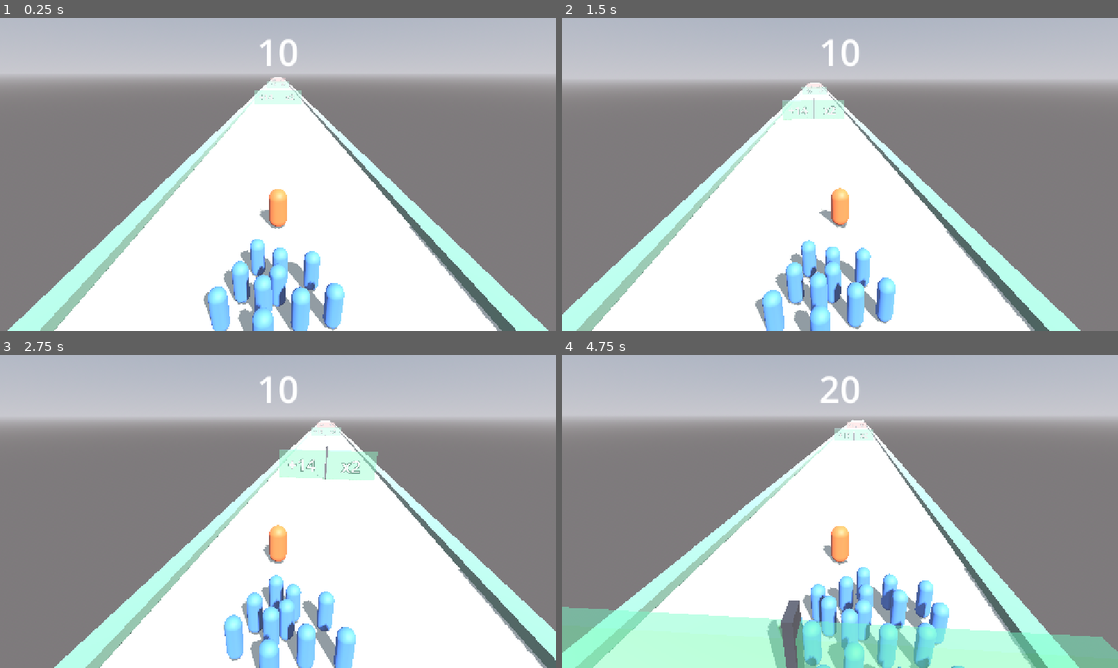
Above: before the commit, frames 1-4 (two rows, left to right).
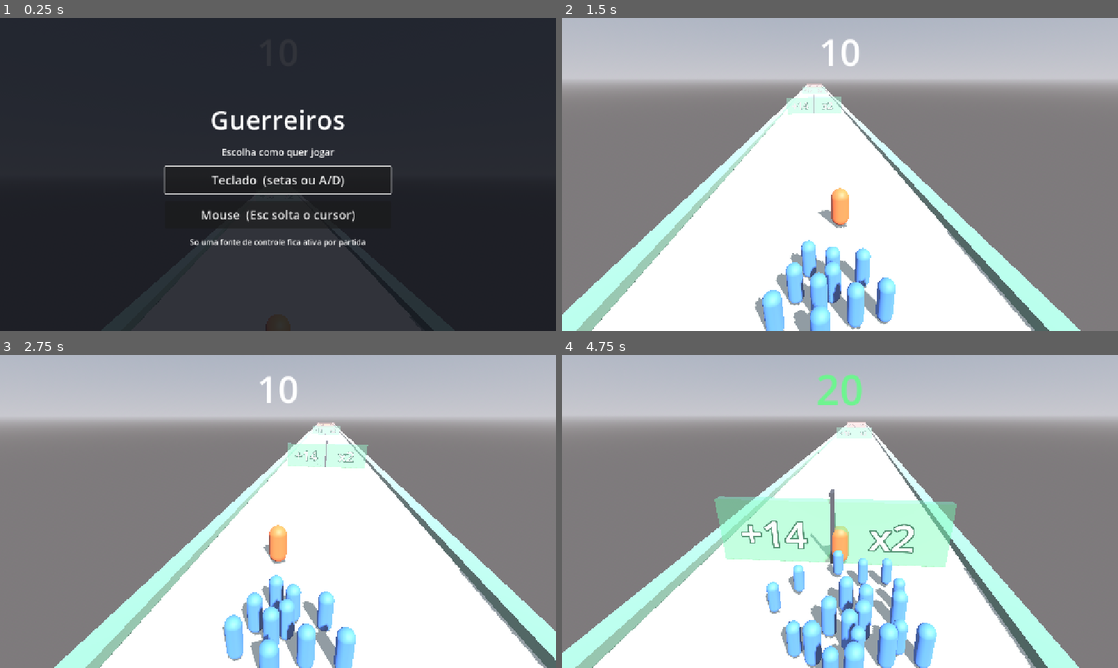
Above: after the commit, the same moments.

Repository: 3runorocha/COMP381-Projeto
Game: Godot game, scene res://scenes/Main.tscn
The game is run twice, just before and just after one commit, with the same random seed, the same clock (stepped at 60 frames per second) and the same inputs.
Inputs (mouse positions are in pixels of both pictures, inside the frame that each line leads up to):
- Up to frame 1 (0.25 s): no input
- Up to frame 2 (1.5 s): click (840, 180) at 0.5 s, where only the run after the commit has a clickable "Teclado (setas ou A/D)"; tap Enter (ui_accept) at 1.25 s; move the mouse to (962, 158) at 1.27 s; hold Right (mover_direita) from 1.28 s (still down); hold Enter (ui_accept) from 1.28 s (still down); click (962, 158) at 1.42 s
- Up to frame 3 (2.75 s): move the mouse to (166, 527) at 2.02 s; release Right (mover_direita) at 2.03 s; release Enter (ui_accept) at 2.03 s; hold Left (mover_esquerda) from 2.03 s (still down); tap Enter (ui_accept) at 2.1, 2.27, 2.57 s; click (166, 527) at 2.17 s
- Up to frame 4 (4.75 s): move the mouse to (895, 442) at 2.77 s; release Left (mover_esquerda) at 2.78 s; hold Enter (ui_accept) 2.78-3.53 s; hold Right (mover_direita) 2.78-4.28 s; click (895, 442) at 2.92 s; move the mouse to (812, 574) at 3.52 s; tap Enter (ui_accept) at 3.6, 3.77, 4.07 s; click (812, 574) at 3.67 s; move the mouse to (1006, 558) at 4.27 s; hold Left (mover_esquerda) from 4.28 s (still down); hold Enter (ui_accept) from 4.28 s (still down); click (1006, 558) at 4.42 s

The runs differ from the first frame. In frame 1, 100% of the frame differs, in the area x 0-100%, y 0-100%; in frame 2, 1.0%; in frame 3, 1.8%; in frame 4, 25%.

Commit message:
D5: menu, linha de chegada, vitoria, derrota e reinicio
Fecha o ciclo da partida. Antes a pista simplesmente acabava aos 410 e o
jogador saia voando sobre o vazio; agora ela termina 30 unidades depois da
linha de chegada.

UI roda com process_mode ALWAYS e pausa a arvore por tras dos paineis. Ao
abrir qualquer painel o cursor volta a ficar visivel, senao no modo mouse
ele estaria capturado e nao daria para clicar em botao nenhum.

O menu e onde o jogador escolhe teclado ou mouse, que era a pendencia
deixada quando o controle virou exclusivo.

A vitoria usa a mesma trava do fim por zero: acabada a partida, de um jeito
ou de outro, portao nenhum mexe mais na contagem.

Verificado headless: menu pausa e o jogador nao anda, a escolha libera e
aplica o modo, zero leva a derrota, e cruzar a chegada mostra a contagem
final correta.

Co-Authored-By: Claude Opus 5 <noreply@anthropic.com>

Diff:
--- /dev/null
+++ b/scenes/FinishLine.tscn
@@ -0,0 +1,29 @@
+[gd_scene load_steps=5 format=3]
+
+[ext_resource type="Script" path="res://scripts/finish_line.gd" id="1_fim"]
+
+[sub_resource type="BoxShape3D" id="Forma_fim"]
+size = Vector3(13, 5, 1)
+
+[sub_resource type="BoxMesh" id="Malha_fim"]
+size = Vector3(13, 0.1, 1)
+
+[sub_resource type="StandardMaterial3D" id="Mat_fim"]
+albedo_color = Color(0.95, 0.85, 0.25, 1)
+emission_enabled = true
+emission = Color(0.6, 0.5, 0.1, 1)
+emission_energy_multiplier = 0.4
+
+[node name="FinishLine" type="Area3D"]
+collision_layer = 4
+collision_mask = 1
+script = ExtResource("1_fim")
+
+[node name="Colisao" type="CollisionShape3D" parent="."]
+transform = Transform3D(1, 0, 0, 0, 1, 0, 0, 0, 1, 0, 2.5, 0)
+shape = SubResource("Forma_fim")
+
+[node name="Faixa" type="MeshInstance3D" parent="."]
+transform = Transform3D(1, 0, 0, 0, 1, 0, 0, 0, 1, 0, 0.03, 0)
+mesh = SubResource("Malha_fim")
+material_override = SubResource("Mat_fim")
--- a/scenes/Main.tscn
+++ b/scenes/Main.tscn
@@ -1,10 +1,12 @@
-[gd_scene load_steps=11 format=3]
+[gd_scene load_steps=13 format=3]
 
 [ext_resource type="PackedScene" path="res://scenes/Player.tscn" id="1_player"]
 [ext_resource type="Script" path="res://scripts/camera_follow.gd" id="2_camera"]
 [ext_resource type="PackedScene" path="res://scenes/GatePair.tscn" id="3_par"]
 [ext_resource type="PackedScene" path="res://scenes/HUD.tscn" id="4_hud"]
 [ext_resource type="PackedScene" path="res://scenes/Crowd.tscn" id="5_crowd"]
+[ext_resource type="PackedScene" path="res://scenes/FinishLine.tscn" id="6_fim"]
+[ext_resource type="PackedScene" path="res://scenes/UI.tscn" id="7_ui"]
 
 [sub_resource type="ProceduralSkyMaterial" id="Ceu_mat"]
 sky_horizon_color = Color(0.65, 0.65, 0.68, 1)
@@ -44,21 +46,21 @@
 directional_shadow_max_distance = 55.0
 
 [node name="Pista" type="CSGBox3D" parent="."]
-transform = Transform3D(1, 0, 0, 0, 1, 0, 0, 0, 1, 0, -0.25, -200)
+transform = Transform3D(1, 0, 0, 0, 1, 0, 0, 0, 1, 0, -0.25, -125)
 use_collision = true
 collision_layer = 2
 collision_mask = 0
-size = Vector3(12, 0.5, 420)
+size = Vector3(12, 0.5, 290)
 material = SubResource("Mat_pista")
 
 [node name="BordaEsquerda" type="CSGBox3D" parent="."]
-transform = Transform3D(1, 0, 0, 0, 1, 0, 0, 0, 1, -6.4, 0.1, -200)
-size = Vector3(0.8, 0.6, 420)
+transform = Transform3D(1, 0, 0, 0, 1, 0, 0, 0, 1, -6.4, 0.1, -125)
+size = Vector3(0.8, 0.6, 290)
 material = SubResource("Mat_borda")
 
 [node name="BordaDireita" type="CSGBox3D" parent="."]
-transform = Transform3D(1, 0, 0, 0, 1, 0, 0, 0, 1, 6.4, 0.1, -200)
-size = Vector3(0.8, 0.6, 420)
+transform = Transform3D(1, 0, 0, 0, 1, 0, 0, 0, 1, 6.4, 0.1, -125)
+size = Vector3(0.8, 0.6, 290)
 material = SubResource("Mat_borda")
 
 [node name="Par1" parent="." instance=ExtResource("3_par")]
@@ -81,6 +83,9 @@
 operacao = 3
 valor = 2
 
+[node name="FinishLine" parent="." instance=ExtResource("6_fim")]
+transform = Transform3D(1, 0, 0, 0, 1, 0, 0, 0, 1, 0, 0, -240)
+
 [node name="Player" parent="." instance=ExtResource("1_player")]
 transform = Transform3D(1, 0, 0, 0, 1, 0, 0, 0, 1, 0, 0.9, 0)
 
@@ -93,3 +98,5 @@
 alvo_path = NodePath("../Player")
 
 [node name="HUD" parent="." instance=ExtResource("4_hud")]
+
+[node name="UI" parent="." instance=ExtResource("7_ui")]
--- /dev/null
+++ b/scenes/UI.tscn
@@ -0,0 +1,134 @@
+[gd_scene load_steps=2 format=3]
+
+[ext_resource type="Script" path="res://scripts/ui.gd" id="1_ui"]
+
+[node name="UI" type="CanvasLayer"]
+process_mode = 3
+layer = 2
+script = ExtResource("1_ui")
+
+[node name="Menu" type="Control" parent="."]
+anchors_preset = 15
+anchor_right = 1.0
+anchor_bottom = 1.0
+
+[node name="Fundo" type="ColorRect" parent="Menu"]
+anchors_preset = 15
+anchor_right = 1.0
+anchor_bottom = 1.0
+color = Color(0.05, 0.06, 0.09, 0.85)
+
+[node name="Caixa" type="VBoxContainer" parent="Menu"]
+anchor_left = 0.5
+anchor_top = 0.5
+anchor_right = 0.5
+anchor_bottom = 0.5
+offset_left = -260.0
+offset_top = -180.0
+offset_right = 260.0
+offset_bottom = 180.0
+theme_override_constants/separation = 18
+alignment = 1
+
+[node name="Titulo" type="Label" parent="Menu/Caixa"]
+theme_override_font_sizes/font_size = 60
+text = "Guerreiros"
+horizontal_alignment = 1
+
+[node name="Subtitulo" type="Label" parent="Menu/Caixa"]
+theme_override_font_sizes/font_size = 22
+text = "Escolha como quer jogar"
+horizontal_alignment = 1
+
+[node name="BotaoTeclado" type="Button" parent="Menu/Caixa"]
+custom_minimum_size = Vector2(0, 62)
+theme_override_font_sizes/font_size = 28
+text = "Teclado  (setas ou A/D)"
+
+[node name="BotaoMouse" type="Button" parent="Menu/Caixa"]
+custom_minimum_size = Vector2(0, 62)
+theme_override_font_sizes/font_size = 28
+text = "Mouse  (Esc solta o cursor)"
+
+[node name="Aviso" type="Label" parent="Menu/Caixa"]
+theme_override_font_sizes/font_size = 18
+text = "So uma fonte de controle fica ativa por partida"
+horizontal_alignment = 1
+
+[node name="Vitoria" type="Control" parent="."]
+visible = false
+anchors_preset = 15
+anchor_right = 1.0
+anchor_bottom = 1.0
+
+[node name="Fundo" type="ColorRect" parent="Vitoria"]
+anchors_preset = 15
+anchor_right = 1.0
+anchor_bottom = 1.0
+color = Color(0.04, 0.12, 0.07, 0.85)
+
+[node name="Caixa" type="VBoxContainer" parent="Vitoria"]
+anchor_left = 0.5
+anchor_top = 0.5
+anchor_right = 0.5
+anchor_bottom = 0.5
+offset_left = -300.0
+offset_top = -140.0
+offset_right = 300.0
+offset_bottom = 140.0
+theme_override_constants/separation = 20
+alignment = 1
+
+[node name="Titulo" type="Label" parent="Vitoria/Caixa"]
+theme_override_font_sizes/font_size = 58
+text = "Chegou!"
+horizontal_alignment = 1
+
+[node name="Resultado" type="Label" parent="Vitoria/Caixa"]
+theme_override_font_sizes/font_size = 28
+text = "Voce chegou com 0 guerreiros"
+horizontal_alignment = 1
+
+[node name="BotaoReiniciar" type="Button" parent="Vitoria/Caixa"]
+custom_minimum_size = Vector2(0, 58)
+theme_override_font_sizes/font_size = 26
+text = "Jogar de novo  (Enter)"
+
+[node name="Derrota" type="Control" parent="."]
+visible = false
+anchors_preset = 15
+anchor_right = 1.0
+anchor_bottom = 1.0
+
+[node name="Fundo" type="ColorRect" parent="Derrota"]
+anchors_preset = 15
+anchor_right = 1.0
+anchor_bottom = 1.0
+color = Color(0.14, 0.04, 0.05, 0.85)
+
+[node name="Caixa" type="VBoxContainer" parent="Derrota"]
+anchor_left = 0.5
+anchor_top = 0.5
+anchor_right = 0.5
+anchor_bottom = 0.5
+offset_left = -300.0
+offset_top = -140.0
+offset_right = 300.0
+offset_bottom = 140.0
+theme_override_constants/separation = 20
+alignment = 1
+
+[node name="Titulo" type="Label" parent="Derrota/Caixa"]
+theme_override_font_sizes/font_size = 58
+text = "Ficou sem ninguem"
+horizontal_alignment = 1
+
+[node name="Mensagem" type="Label" parent="Derrota/Caixa"]
+theme_override_font_sizes/font_size = 28
+text = "O cordao acabou no meio do caminho"
+horizontal_alignment = 1
+
+[node name="BotaoReiniciar" type="Button" parent="Derrota/Caixa"]
+custom_minimum_size = Vector2(0, 58)
+theme_override_font_sizes/font_size = 26
+text = "Tentar de novo  (Enter)"
--- /dev/null
+++ b/scripts/finish_line.gd
@@ -0,0 +1,9 @@
+extends Area3D
+## Linha de chegada. So o lider dispara, pela mesma mask dos portoes.
+
+func _ready() -> void:
+    body_entered.connect(_on_body_entered)
+
+
+func _on_body_entered(_corpo: Node3D) -> void:
+    GameState.concluir()
--- a/scripts/game_state.gd
+++ b/scripts/game_state.gd
@@ -20,6 +20,8 @@
 signal contagem_mudou(anterior: int, novo: int)
 ## Emitido quando a contagem chega a zero.
 signal fim_de_jogo
+## Emitido quando o jogador cruza a linha de chegada.
+signal vitoria
 
 var contagem: int = CONTAGEM_INICIAL
 
@@ -33,6 +35,17 @@
     _acabou = false
     if anterior != contagem:
         contagem_mudou.emit(anterior, contagem)
+
+
+## Encerra a partida com vitoria. Chamado pela linha de chegada.
+##
+## Usa a mesma trava do fim por zero: depois que a partida acaba, de um jeito
+## ou de outro, portao nenhum mexe mais na contagem.
+func concluir() -> void:
+    if _acabou:
+        return
+    _acabou = true
+    vitoria.emit()
 
 
 ## Aplica um portao sobre a contagem atual.
--- /dev/null
+++ b/scripts/ui.gd
@@ -0,0 +1,81 @@
+extends CanvasLayer
+## Menu inicial, vitoria e derrota.
+##
+## Roda com process_mode ALWAYS: os paineis precisam responder enquanto a
+## arvore esta pausada, que e como a partida fica parada por tras deles.
+
+@export var player_path: NodePath = ^"../Player"
+
+@onready var _menu: Control = $Menu
+@onready var _vitoria: Control = $Vitoria
+@onready var _derrota: Control = $Derrota
+@onready var _resultado: Label = $Vitoria/Caixa/Resultado
+@onready var _placar_derrota: Label = $Derrota/Caixa/Mensagem
+
+var _player: Node = null
+
+
+func _ready() -> void:
+    # A cena pode estar recomecando depois de um reload, e o autoload
+    # sobrevive ao reload, entao a contagem precisa voltar ao inicio aqui.
+    GameState.reiniciar()
+    _player = get_node_or_null(player_path)
+
+    GameState.fim_de_jogo.connect(_on_derrota)
+    GameState.vitoria.connect(_on_vitoria)
+
+    $Menu/Caixa/BotaoTeclado.pressed.connect(_comecar.bind(0))
+    $Menu/Caixa/BotaoMouse.pressed.connect(_comecar.bind(1))
+    $Vitoria/Caixa/BotaoReiniciar.pressed.connect(_reiniciar)
+    $Derrota/Caixa/BotaoReiniciar.pressed.connect(_reiniciar)
+
+    _mostrar(_menu)
+    $Menu/Caixa/BotaoTeclado.grab_focus()
+
+
+func _unhandled_input(evento: InputEvent) -> void:
+    if not evento.is_action_pressed(&"ui_accept"):
+        return
+    if _vitoria.visible or _derrota.visible:
+        _reiniciar()
+
+
+## Mostra um painel e pausa a partida. `nulo` volta ao jogo.
+func _mostrar(painel: Control) -> void:
+    _menu.visible = painel == _menu
+    _vitoria.visible = painel == _vitoria
+    _derrota.visible = painel == _derrota
+
+    var pausado := painel != null
+    get_tree().paused = pausado
+
+    if pausado:
+        # Se a partida estava no modo mouse, o cursor esta capturado e nao da
+        # para clicar em botao nenhum.
+        Input.mouse_mode = Input.MOUSE_MODE_VISIBLE
+
+
+func _comecar(modo: int) -> void:
+    _mostrar(null)
+    if _player != null:
+        _player.definir_modo(modo)
+
+
+func _on_vitoria() -> void:
+    _resultado.text = "Voce chegou com %d guerreiros" % GameState.contagem
+    _mostrar(_vitoria)
+    $Vitoria/Caixa/BotaoReiniciar.grab_focus()
+
+
+func _on_derrota() -> void:
+    _placar_derrota.text = "O cordao acabou no meio do caminho"
+    _mostrar(_derrota)
+    $Derrota/Caixa/BotaoReiniciar.grab_focus()
+
+
+func _reiniciar() -> void:
+    # Despausar antes de recarregar: recarregar com a arvore pausada deixa a
+    # cena nova parada e sem painel nenhum para despausar.
+    get_tree().paused = false
+    GameState.reiniciar()
+    get_tree().reload_current_scene()
Not shown, added: scripts/finish_line.gd.uid
Not shown, added: scripts/ui.gd.uid
Not shown, changed: SPRINT.md
